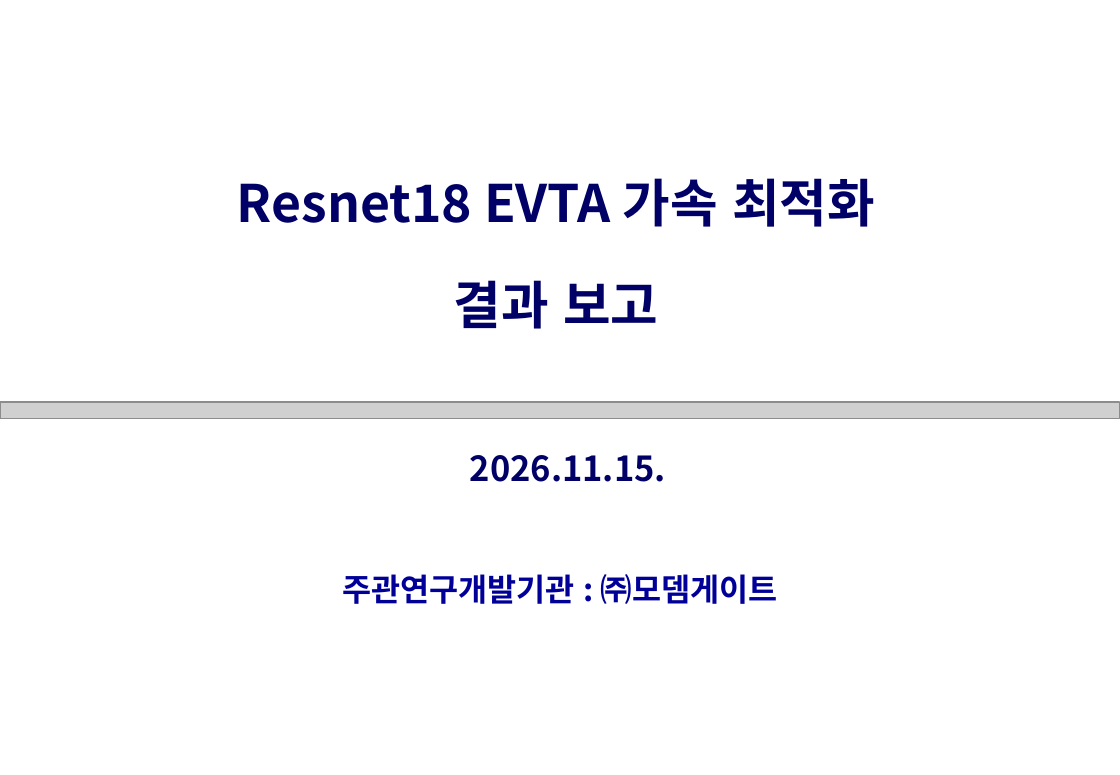
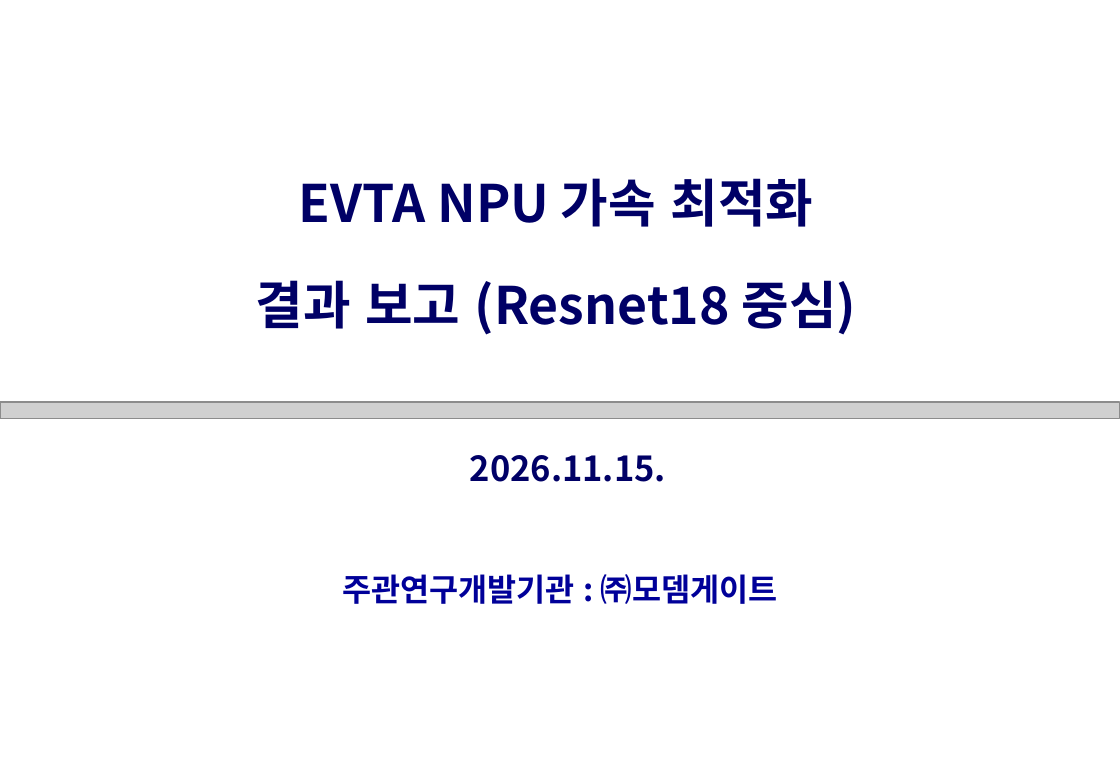
Before and after one commit to joungheo/nestc2_clion, a slide deck: slide 1 of docs/slides/resnet18_optimization_brief.pptx. Drawn at 1120x775 pixels with LibreOffice and Linux fonts; fonts in the diff are those of the drawing; grey boxes stand for pictures. Boxes give left, top, right and bottom in pixels: in the first picture for what was removed or moved away, otherwise in the second. Text is boxed around its words. In the diff, an @@ line names an element or a change of style, - is before the commit and + after.

```diff
--- a/docs/slides/resnet18_optimization_brief.pptx
+++ b/docs/slides/resnet18_optimization_brief.pptx
@@ text at box(256, 178, 857, 335): text changed @@
-Resnet18 EVTA 가속 최적화
-결과 보고
+EVTA NPU 가속 최적화
+결과 보고 (Resnet18 중심)
```
Also in this commit, not shown: 5 other slides changed, 2 slides added, 1 other file.
